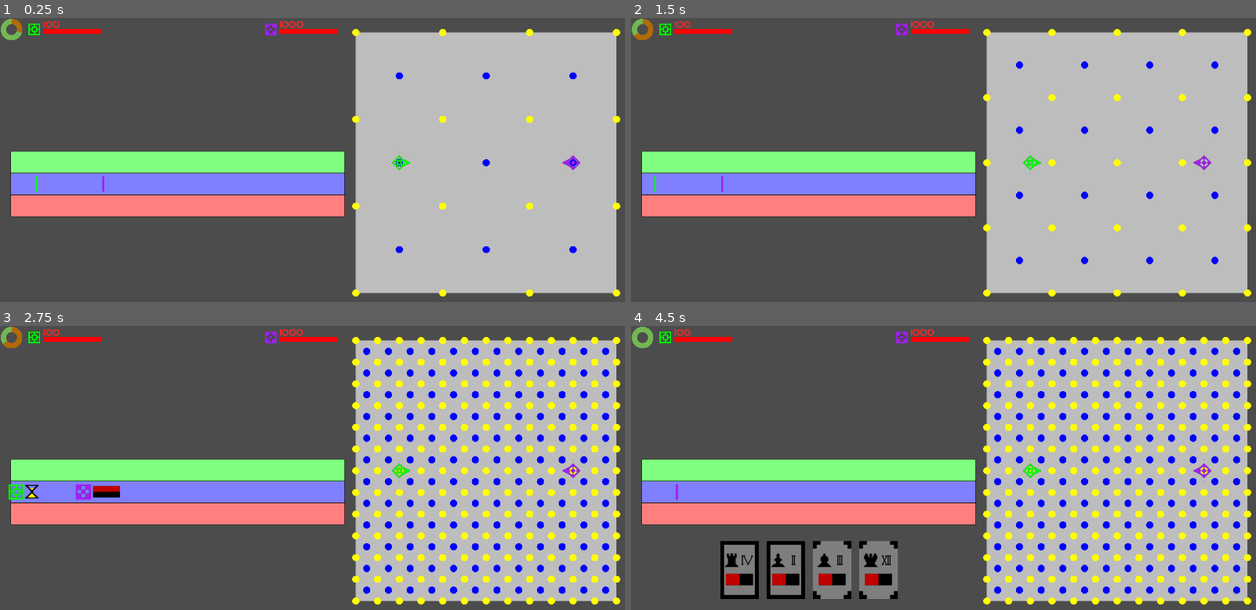
Above: before the commit, frames 1-4 (two rows, left to right).
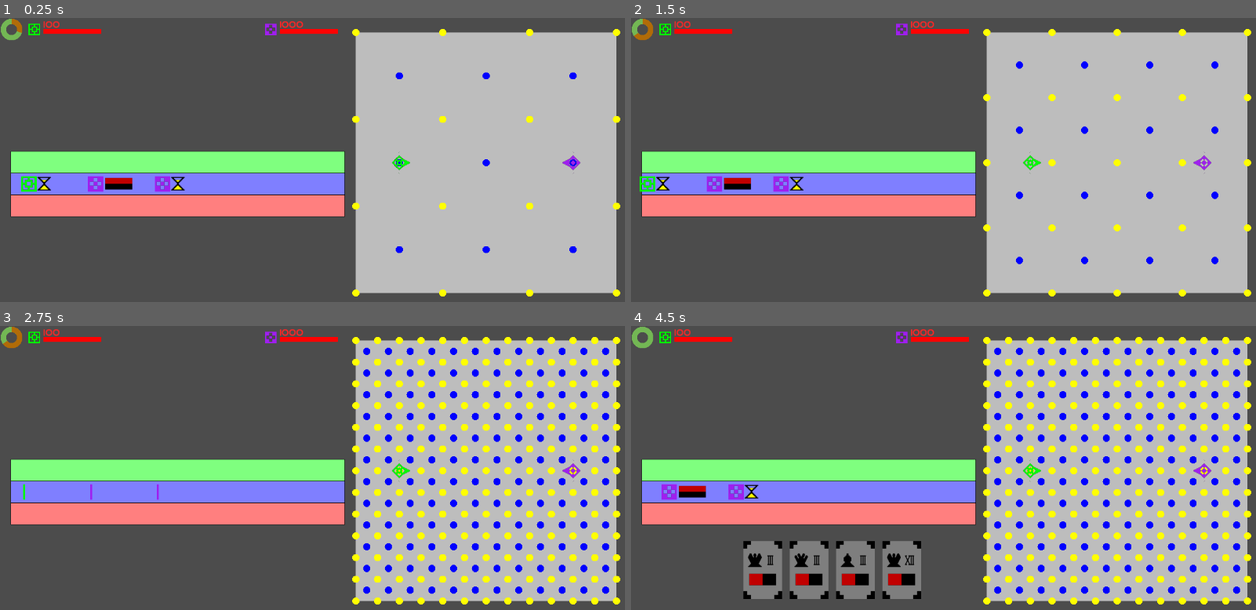
Above: after the commit, the same moments.

Repository: Pe3Hu/kanikani
Game: Godot game, scene res://scenes/Game.tscn
Two runs of this game, one before a commit and one after it. Both use one fixed random seed, a clock stepped at 60 frames per second and the inputs below.
Inputs (mouse positions are in pixels of both pictures, inside the frame that each line leads up to):
- Up to frame 1 (0.25 s): no input
- Up to frame 2 (1.5 s): tap Enter at 0.5 s; move the mouse to (1081, 148) at 0.52 s; hold W 0.53-1.28 s; tap Q at 0.6 s; click (1081, 148) at 0.67 s; tap Space at 1.25 s; move the mouse to (818, 177) at 1.27 s; hold S from 1.28 s (still down); tap 1 at 1.35 s
- Up to frame 3 (2.75 s): tap Enter at 2 s; move the mouse to (375, 408) at 2.02 s; release S at 2.03 s; hold W from 2.03 s (still down); tap 2 at 2.1 s
- Up to frame 4 (4.5 s): tap Space at 2.75 s; move the mouse to (912, 527) at 2.77 s; tap Q at 2.85 s; click (912, 527) at 2.92 s; move the mouse to (1131, 513) at 3.52 s; release W at 3.53 s; hold A from 3.53 s (still down); tap 1 at 3.6 s; move the mouse to (737, 570) at 4.27 s; tap 2 at 4.35 s; click (737, 570) at 4.42 s

The runs differ from the first frame. In frame 1, 0.7% of the frame differs, in the area x 3-65%, y 49-62%; in frame 2, 0.7%; in frame 3, 0.5%; in frame 4, 5.5%, in the area x 4-47%, y 55-97%.

Commit message:
update version 0.007
1. Examinee & Croupier classes added
2. Exam init rework
3. Challenge description rework

Diff:
--- a/scripts/Act.gd
+++ b/scripts/Act.gd
@@ -29,6 +29,8 @@
 						var team = act_.obj.dancer.obj.troupe.word.team
 						path += act_.obj.effect.word.content+"/"+team+"/"
 						name_ = act_.obj.card.obj.exam.word.name+name_
+					"aim":
+						name_ = act_.obj.effect.word.content+name_
 					"hitch":
 						name_ = act_.obj.effect.word.content+name_
 					"rest":
--- a/scripts/Classes_1.gd
+++ b/scripts/Classes_1.gd
@@ -82,6 +82,51 @@
 			obj.ballroom.dict.dot[arr.n.front()][arr.dot.front().vec.grid.y].append(obj.ballroom.dict.position[input.position])
 			obj.ballroom.dict.position[input.position].arr.n.append(arr.n.front())
 
+class Examinee:
+	var dict = {}
+	var obj = {}
+
+	func _init(input_):
+		obj.exam = input_.exam
+		var team = obj.exam.obj.examiner.obj.troupe.word.team
+		var ballroom = obj.exam.obj.examiner.obj.troupe.obj.ballroom
+		var dancers = ballroom.dict.troupe[Global.dict.opponent[team]].arr.dancer
+
+		for key in input_.description.keys():
+			dict[key] = []
+			var data = input_.description[key]
+			var arr_ = find_dancers(dancers,data)
+			dict[key].append_array(arr_)
+
+	func find_dancers(dancers_,key_):
+		var dancers = []
+
+		match key_:
+			"all":
+				return dancers_
+			"max health":
+				var datas = []
+
+				for dancer in dancers_:
+					var data = {}
+					data.dancer = dancer
+					data.value = dancer.get_health()
+					datas.append(data)
+
+				datas.sort_custom(Classes_0.Sorter, "sort_descending")
+				dancers.append(datas.front().dancer)
+
+		return dancers
+
+	func get_goal():
+		var goal = Vector2()
+
+		for main in dict.main:
+			goal += main.vec.position
+
+		goal /= dict.main.size()
+		return goal
+
 class Zone:
 	var word = {}
 	var arr = {}
@@ -90,9 +135,9 @@
 	var color = {}
 
 	func _init(input_):
-		vec.distance = input_.distance
-		vec.size = input_.vector
-		word.type = input_.type
+		vec.distance = input_.description.distance
+		vec.size = input_.description.vector
+		word.type = input_.description.type
 		arr.vertex = []
 		obj.exam = input_.exam
 		color.background = Color.black
@@ -103,7 +148,7 @@
 				var position = obj.exam.obj.card.obj.pas.obj.dot.vec.position
 				arr.vertex.append(position)
 
-	func check_examine(examine_, type_):
+	func check_examine(examine_,type_):
 		var inside = null
 
 		match word.type:
@@ -124,9 +169,9 @@
 	var obj = {}
 
 	func _init(input_):
-		num.value = input_.value
-		word.type = input_.type
-		word.effect = input_.effect
+		num.value = input_.description.value
+		word.type = input_.description.type
+		word.effect = input_.description.effect
 		obj.exam = input_.exam
 		arr.dancer = []
 
@@ -144,28 +189,32 @@
 class Challenge:
 	var num = {}
 	var word = {}
+	var flag = {}
 	var obj = {}
 
 	func _init(input_):
 		num.preparation = {}
-		num.preparation.max = input_.preparation
+		num.preparation.max = input_.description.preparation
 		num.preparation.current = 0
-		word.type = input_.type
+		num.hitch = input_.description.hitch
+		num.rest = input_.description.rest
+		word.type = input_.description.type
+		flag.aim = input_.description.aim
+		flag.convergence = input_.description.convergence
 		obj.exam = input_.exam
 
 	func check_examinees():
-		for secondary in obj.exam.arr.secondary:
-			for zone in obj.exam.arr.zone:
-				if zone.check_examine(secondary,word.type):
-					if !obj.exam.obj.penalty.arr.dancer.has(secondary):
-						obj.exam.obj.penalty.arr.dancer.append(secondary)
-
+		for secondary in obj.exam.obj.examinee.dict.secondary:
+			if obj.exam.obj.zone.check_examine(secondary,word.type):
+				if !obj.exam.obj.penalty.arr.dancer.has(secondary):
+					obj.exam.obj.penalty.arr.dancer.append(secondary)
+
+		print(obj.exam.obj.examinee.dict.secondary,obj.exam.obj.penalty.arr.dancer)
 		if obj.exam.obj.penalty.arr.dancer.size() > 0:
 			obj.exam.obj.penalty.punishment()
 
 class Exam:
 	var word = {}
-	var arr = {}
 	var obj = {}
 
 	func _init(input_):
@@ -178,88 +227,22 @@
 		var description = Global.dict.exam.description[word.name]
 
 		for key in description.keys():
-			var data = description[key]
+			var input = {}
+			input.exam = self
+			input.description = description[key]
 
 			match key:
-				"examinees":
-					set_examinees(data)
+				"examinee":
+					obj.examinee = Classes_1.Examinee.new(input)
 				"challenge":
-					set_challenge(data)
+					obj.challenge = Classes_1.Challenge.new(input)
 				"zone":
-					set_zones(data)
+					obj.zone = Classes_1.Zone.new(input)
 				"penalty":
-					set_penalty(data)
-
-	func set_examinees(data_):
-		var team = obj.examiner.obj.troupe.word.team
-		var dancers = obj.ballroom.dict.troupe[Global.dict.opponent[team]].arr.dancer
-
-		for key in data_.keys():
-			arr[key] = []
-			var data = data_[key]
-			var arr_ = find_dancers(dancers,data)
-			arr[key].append_array(arr_)
-
-	func set_challenge(data_):
-		var input = {}
-		input.exam = self
-
-		for key in data_.keys():
-			input[key] = data_[key]
-
-		obj.challenge = Classes_1.Challenge.new(input)
-
-	func set_zones(data_):
-		arr.zone = []
-		var input = {}
-		input.exam = self
-
-		for key in data_.keys():
-			input[key] = data_[key]
-
-		var zone = Classes_1.Zone.new(input)
-		arr.zone.append(zone)
-
-	func set_penalty(data_):
-		var input = {}
-		input.exam = self
-
-		for key in data_.keys():
-			input[key] = data_[key]
-
-		obj.penalty = Classes_1.Penalty.new(input)
+					obj.penalty = Classes_1.Penalty.new(input)
 
 	func end():
 		obj.ballroom.arr.exam.erase(self)
-
-	func find_dancers(dancers_,key_):
-		var dancers = []
-
-		match key_:
-			"all":
-				return dancers_
-			"max health":
-				var datas = []
-
-				for dancer in dancers_:
-					var data = {}
-					data.dancer = dancer
-					data.value = dancer.get_health()
-					datas.append(data)
-
-				datas.sort_custom(Classes_0.Sorter, "sort_descending")
-				dancers.append(datas.front().dancer)
-
-		return dancers
-
-	func get_goal():
-		var goal = Vector2()
-
-		for main in arr.main:
-			goal += main.vec.position
-
-		goal /= arr.main.size()
-		return goal
 
 class Feature:
 	var obj = {}
@@ -272,6 +255,103 @@
 			dict[name] = {}
 			dict[name].max = Global.dict.feature.base[obj.dancer.obj.troupe.word.team][name]
 			dict[name].current = dict[name].max
+
+class Croupier:
+	var num = {}
+	var obj = {}
+	var dict = {}
+	var flag = {}
+
+	func _init(input_):
+		num.draw = {}
+		num.draw.pas = input_.draw.pas
+		num.draw.exam = input_.draw.exam
+		num.n = min(num.draw.pas,num.draw.exam)
+		obj.dancer = input_.dancer
+		flag.empty = {}
+
+		for name_ in num.draw.keys():
+			dict[name_] = {}
+			flag.empty[name_] = false
+
+			for key in Global.arr.croupier:
+				dict[name_][key] = []
+
+	func add_part(name_,part_):
+		dict[name_].discard.append(part_)
+
+	func fill_hand():
+		for name_ in dict.keys():
+			while dict[name_].hand.size() < num.draw[name_] && !flag.empty[name_]:
+				draw_part(name_)
+
+		check_12_king()
+		mix_parts()
+
+	func draw_part(name_):
+		if dict[name_].deck.size() > 0:
+			dict[name_].option.append(dict[name_].deck.pop_front())
+		else:
+			regain_discard(name_)
+
+			if dict[name_].deck.size() == 0:
+				flag.empty[name_] = true
+			else:
+				dict[name_].option.append(dict[name_].deck.pop_front())
+
+	func regain_discard(name_):
+		print("#")
+		while dict[name_].discard.size() > 0:
+			dict[name_].deck.append(dict[name_].discard.pop_front())
+
+	func check_12_king():
+		if obj.dancer.obj.troupe.word.team == "champion":
+			var data = {}
+			data.name = "pas"
+			data.layer = 12
+			data.chesspiece = "king"
+			data = get_part(data)
+
+			if data.part != null:
+				if data.key != "option":
+					dict[data.name][data.key].erase(data.part)
+					dict[data.name].option.append(data.part)
+
+	func get_part(data_):
+		data_.key = null
+		data_.part = null
+
+		for key in Global.arr.croupier:
+			for part in dict[data_.name][key]:
+				match data_.part:
+					"pas":
+						if part.num.layer == data_.layer && part.word.chesspiece == data_.chesspiece:
+							data_.part = part
+							data_.key = key
+							return data_
+
+		return data_
+
+	func mix_parts():
+		for name_ in dict.keys():
+			dict[name_].option.shuffle()
+
+		for _i in num.n:
+			var data = {}
+			data.dancer = obj.dancer
+			data.temp = obj.dancer.obj.troupe.word.team == "mob"
+
+			for name_ in dict.keys():
+				data[name_] = dict[name_].option.pop_front()
+
+			Global.obj.easel.add_card(data)
+
+	func discard_hand():
+		for name_ in dict.keys():
+			while dict[name_].hand.size() > 0:
+				dict[name_].discard.append(dict[name_].hand.pop_front())
+			while dict[name_].option.size() > 0:
+				dict[name_].discard.append(dict[name_].option.pop_front())
 
 class Dancer:
 	var num = {}
@@ -291,6 +371,7 @@
 		init_scenes()
 		init_exams()
 		init_pass()
+		inin_croupier()
 		set_color()
 		vec.eye = Vector2(1,0)
 		num.angle = {}
@@ -357,6 +438,18 @@
 		for name_ in Global.dict.dancer.exam[word.name]:
 			add_exam(name_)
 
+	func inin_croupier():
+		var input = {}
+		input.draw = {}
+		input.draw.pas = obj.feature.dict["pas draw"].current
+		input.draw.exam = obj.feature.dict["exam draw"].current
+		input.dancer = self
+		obj.croupier = Classes_1.Croupier.new(input)
+
+		for name_ in arr.keys():
+			for part in arr[name_]:
+				obj.croupier.add_part(name_,part)
+
 	func add_exam(name_):
 		var input = {}
 		input.examiner = self
--- a/scripts/Classes_2.gd
+++ b/scripts/Classes_2.gd
@@ -115,9 +115,11 @@
 			return []
 
 	func aim():
-		var goal = obj.card.obj.exam.get_goal()
-		obj.pas.dot = Global.obj.ballroom.find_nearest_dot(goal)
+		var goal = obj.card.obj.exam.obj.examinee.get_goal()
+		Global.obj.ballroom.find_nearest_dot(goal)
+		obj.dot = Global.current.dot
 		obj.card.obj.exam.obj.zone.set_vertexs()
+		print(obj.dot.vec.position)
 
 class Card:
 	var obj = {}
@@ -137,8 +139,23 @@
 
 	func preuse():
 		var delay = 0
-
-		for content in Global.dict.effect.content:
+		var contents = []
+		contents.append_array(Global.dict.effect.content)
+
+		if !obj.exam.obj.challenge.flag.convergence:
+			var index_f = contents.find("rotate")
+			contents.pop_at(index_f)
+			contents.erase("move")
+		if !obj.exam.obj.challenge.flag.aim:
+			var index_f = contents.find_last("rotate")
+			contents.pop_at(index_f)
+			#contents.erase("aim")
+		if obj.exam.obj.challenge.num.hitch == 0:
+			contents.erase("hitch")
+		if obj.exam.obj.challenge.num.rest == 0:
+			contents.erase("rest")
+		print(contents)
+		for content in contents:
 			var input = {}
 			input.value = null
 			input.content = content
@@ -152,8 +169,8 @@
 				input.value = obj.dancer.obj.feature.dict[content].current
 
 			match content:
-				"rest":
-					data.time = input.value
+				"hitch":
+					data.time = obj.exam.obj.challenge.num.hitch
 				"rotate":
 					if obj.pas.obj.dot != obj.dancer.obj.dot:
 						obj.dancer.get_angle_by_target(obj.pas.obj.dot)
@@ -168,16 +185,15 @@
 				"exam":
 					data.time = obj.exam.obj.challenge.num.preparation.max
 				"rest":
-					data.time = input.value
-
-			if data.time > 0:
-				data.dancer = obj.dancer
-				data.card = self
-				data.effect = Classes_3.Effect.new(input)
-				data.delay = delay
-				data.cord = "standart"
-				Global.obj.timeflow.add_pause(data)
-				delay += data.time
+					data.time = obj.exam.obj.challenge.num.rest
+
+			data.dancer = obj.dancer
+			data.card = self
+			data.effect = Classes_3.Effect.new(input)
+			data.delay = delay
+			data.cord = "standart"
+			Global.obj.timeflow.add_pause(data)
+			delay += data.time
 
 		var ends = []
 		ends.append_array(Global.obj.ballroom.arr.end)
@@ -213,57 +229,18 @@
 
 	func next_action():
 		var team = Global.current.dancer.obj.troupe.word.team
-		fill_hand()
-
-	func fill_hand():
-		arr.hand = []
-
-		var dancer = Global.current.dancer
-		var team = dancer.obj.troupe.word.team
-		var options = {}
-		options.pas = []
-		options.exam = []
-		var n = 4
-
-		if team == "mob":
-			n = 1
-
-		for _i in n:
-			options.pas.append(Global.get_random_element(dancer.arr.pas))
-			options.exam.append(Global.get_random_element(dancer.arr.exam))
-
-		if team == "champion":
-			var pas = null
-
-			for pas_ in dancer.arr.pas:
-				if pas_.num.layer == 12 && pas_.word.chesspiece == "king":
-					pas = pas_
-
-			if !options.pas.has(pas):
-				options.pas.pop_front()
-				options.pas.append(pas)
-
-		for _i in n:
-			var data = {}
-			data.dancer = dancer
-			data.temp = team == "mob"
-			Global.rng.randomize()
-			var index_r = Global.rng.randi_range(0, options.pas.size()-1)
-			data.pas = options.pas.pop_at(index_r)
-			Global.rng.randomize()
-			index_r = Global.rng.randi_range(0, options.exam.size()-1)
-			data.exam = options.exam.pop_at(index_r)
-			add_card(data)
-
-		if team == "champion":
-			update_hand()
-			Global.obj.timeflow.flag.stop = true
-		else:
-			discard_dinieds()
-			var card = Global.get_random_element(arr.hand)
-			card.obj.pas.obj.dot = dancer.obj.dot
-			card.preuse()
-			Global.obj.timeflow.fix_temp()
+		Global.current.dancer.obj.croupier.fill_hand()
+
+		match team:
+			"champion":
+				update_hand()
+				Global.obj.timeflow.flag.stop = true
+			"mob":
+				discard_dinieds()
+				var card = Global.get_random_element(arr.hand)
+				#card.obj.pas.obj.dot = Global.current.dancer.obj.dot
+				card.preuse()
+				Global.obj.timeflow.fix_temp()
 
 	func update_hand():
 		var card_gap = Global.vec.card.size.x*Global.num.card.zoom
--- a/scripts/Classes_3.gd
+++ b/scripts/Classes_3.gd
@@ -39,6 +39,8 @@
 				var d = obj.object.vec.position.distance_to(obj.act.obj.card.obj.pas.obj.dot.vec.position)
 				var step = float(min(num.value.current,d))
 				obj.object.move_by(step)
+			"aim":
+				obj.act.obj.card.obj.pas.aim()
 			"exam":
 				obj.act.obj.card.obj.exam.obj.challenge.check_examinees()
 			"rest":
@@ -103,7 +105,6 @@
 			if obj.effect.word.content == "move":
 				obj.dancer.vec.position = obj.card.obj.pas.obj.dot.vec.position
 				obj.dancer.set_dot()
-				obj.card.obj.pas.aim()
 
 		obj.cord.dict.pause[num.end].erase(self)
 
--- a/scripts/ExamDescriptions.gd
+++ b/scripts/ExamDescriptions.gd
@@ -5,11 +5,15 @@
 	Global.dict.exam = {}
 	Global.dict.exam.description = {
 		"exam_0": {
-			"examinees": {
+			"examinee": {
 				"main": "max health",
 				"secondary": ""
 			},
 			"challenge": {
+				"convergence": true,
+				"aim": true,
+				"hitch": 0,
+				"rest": 3,
 				"preparation": 1,
 				"type": "claim 0",
 			},
@@ -25,11 +29,15 @@
 			}
 		},
 		"exam_1000": {
-			"examinees": {
+			"examinee": {
 				"main": "max health",
 				"secondary": "all"
 			},
 			"challenge": {
+				"convergence": false,
+				"aim": false,
+				"hitch": 0,
+				"rest": 2,
 				"preparation": 3,
 				"type": "outside",
 			},
--- a/scripts/Game.gd
+++ b/scripts/Game.gd
@@ -6,6 +6,7 @@
 	Global.obj.ballroom = Classes_0.Ballroom.new()
 	Global.obj.easel = Classes_2.Easel.new()
 	Global.obj.timeflow = Classes_3.Timeflow.new()
+	Global.obj.timeflow.shift_act_sprites()
 
 func _input(event):
 	if event is InputEventMouseButton:
--- a/scripts/Global.gd
+++ b/scripts/Global.gd
@@ -102,7 +102,7 @@
 
 	dict.effect = {}
 	dict.effect.cast = ["stream","splash"]
-	dict.effect.content = ["hitch","rotate","move","rotate","exam","rest"]
+	dict.effect.content = ["hitch","rotate","move","aim","rotate","exam","rest"]
 	dict.effect.exam = ["damage","heal","instigate","buff","debuff","summon"]
 
 	dict.feature = {}
@@ -114,20 +114,26 @@
 			"move": 100,
 			"irritant": 1,
 			"hitch": 0,
-			"rest": 1
+			"rest": 1,
+			"aim": 0,
+			"pas draw": 4,
+			"exam draw": 4
 		},
 		"mob": {
 			"health": 1000,
 			"rotate": 1,
 			"move": 1,
 			"hitch": 0,
-			"rest": 0#2
+			"rest": 0,#2
+			"aim": 0,
+			"pas draw": 1,
+			"exam draw": 1
 		}
 	}
 
 	dict.dancer = {}
 	dict.dancer.exam = {
-		"champion_0": ["exam_0"],
+		"champion_0": ["exam_0","exam_0","exam_0","exam_0"],
 		"mob_0": ["exam_1000"]
 	}
 
@@ -176,8 +182,8 @@
 
 	arr.n = [1,2,3,4,12]
 	arr.pas_layer = [2,3,4]
-	arr.exam = ["classic exam 0"]
 	arr.cord = ["slow","standart","fast"]
+	arr.croupier = ["deck","discard","hand","exile","option"]
 
 	arr.sprite = {}
 	arr.sprite.card = ["Chesspiece","Layer","Exam","Border"]
Not shown, added: assets/effects/aim.png.import
